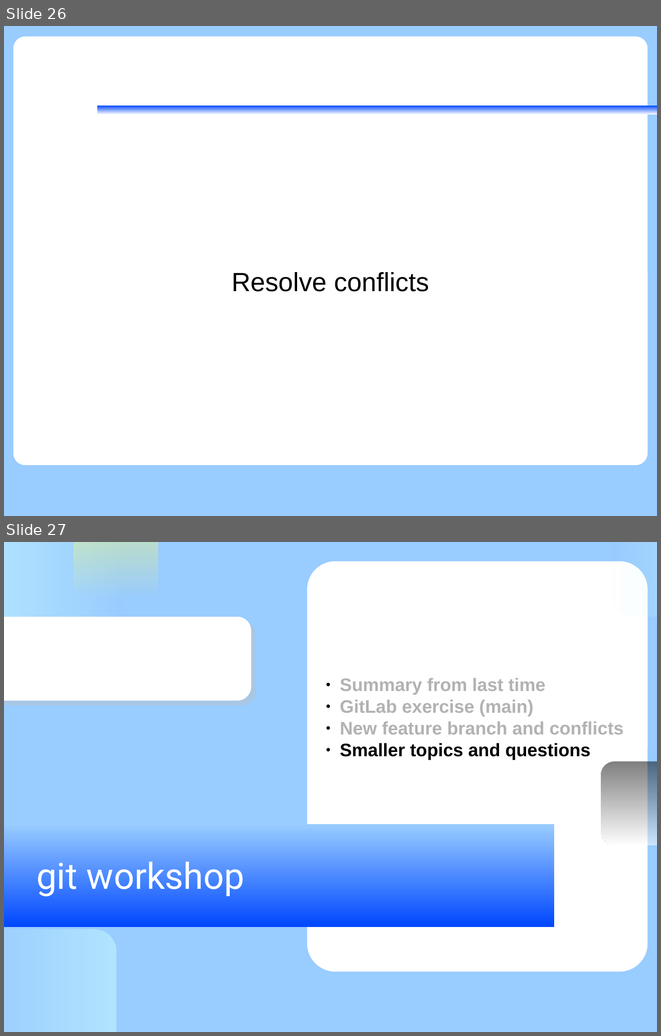
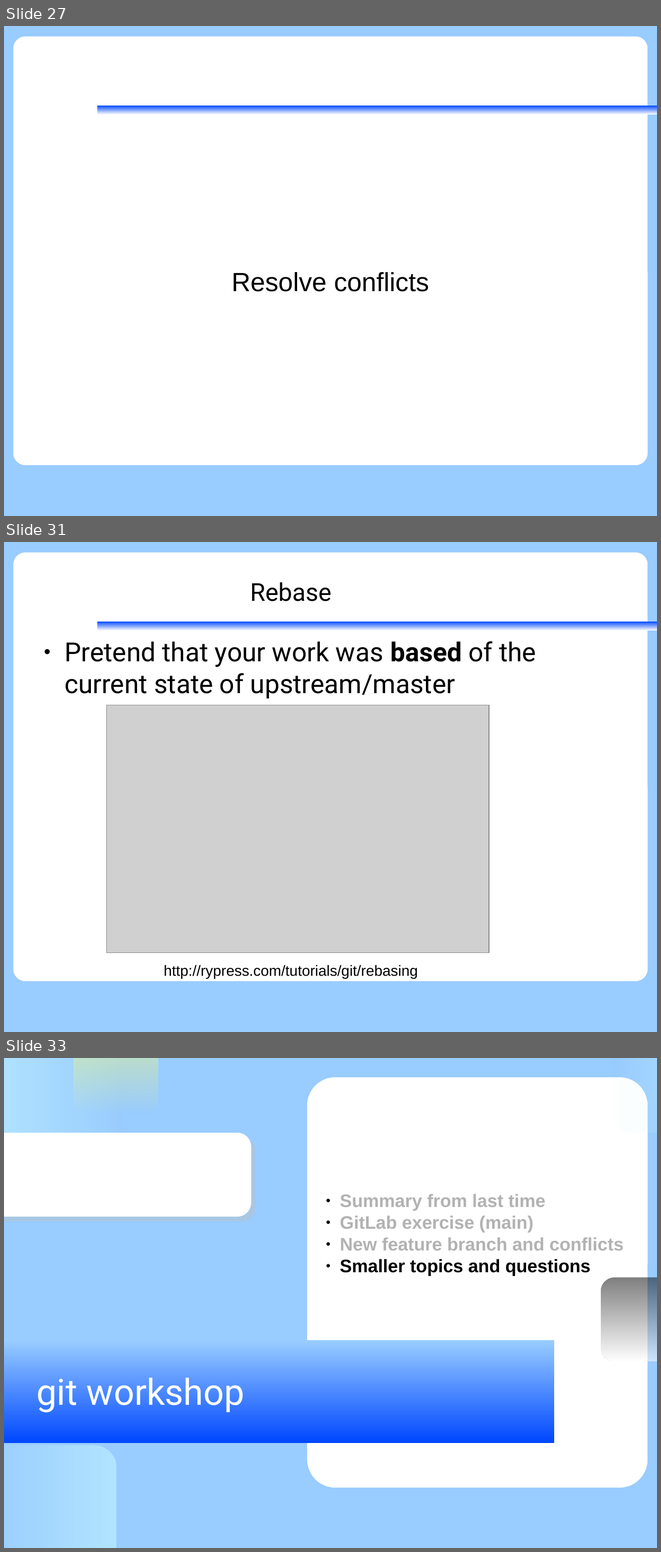
Before and after one commit to KennethNielsen/presentations, a slide deck: gitworkshop/gitworkshop.odp. Shown one above the other, each under a label of ours: slides 26 and 27 before the commit, slides 27, 31 and 33 after it; the slides between them are not shown. The pictures are 661x1036 and 661x1552 pixels, drawn with LibreOffice and Linux fonts; fonts in the diff are those of the drawing; grey boxes stand for pictures; background and template pictures are left out. Boxes give left, top, right and bottom in pixels: in the first picture for what was removed or moved away, otherwise in the second. Text is boxed around its words. In the diff, an @@ line names an element or a change of style, - is before the commit and + after.

```diff
--- a/gitworkshop/gitworkshop.odp
+++ b/gitworkshop/gitworkshop.odp
@@ slide 31 added at <box>4,542,657,1032</box>, background #99CCFF; not listed: 2 template elements that a slide beside it also shows @@
@@ title added at <box>250,582,331,601</box>, 30 pt, text #000000 @@
+Rebase
@@ text added at <box>64,641,536,698</box>, 32 pt, text #000000 @@
+● Pretend that your work was based of the current state of upstream/master
@@ picture added at <box>106,705,489,953</box> @@
@@ text added at <box>164,964,417,978</box>, 18 pt, text #000000 @@
+http://rypress.com/tutorials/git/rebasing
@@ what was slide 26 is now slide 27 @@
@@ what was slide 27 is now slide 33 @@
```
Also in this commit, not shown: 2 slides changed, 14 other slides added, 2 other files.
